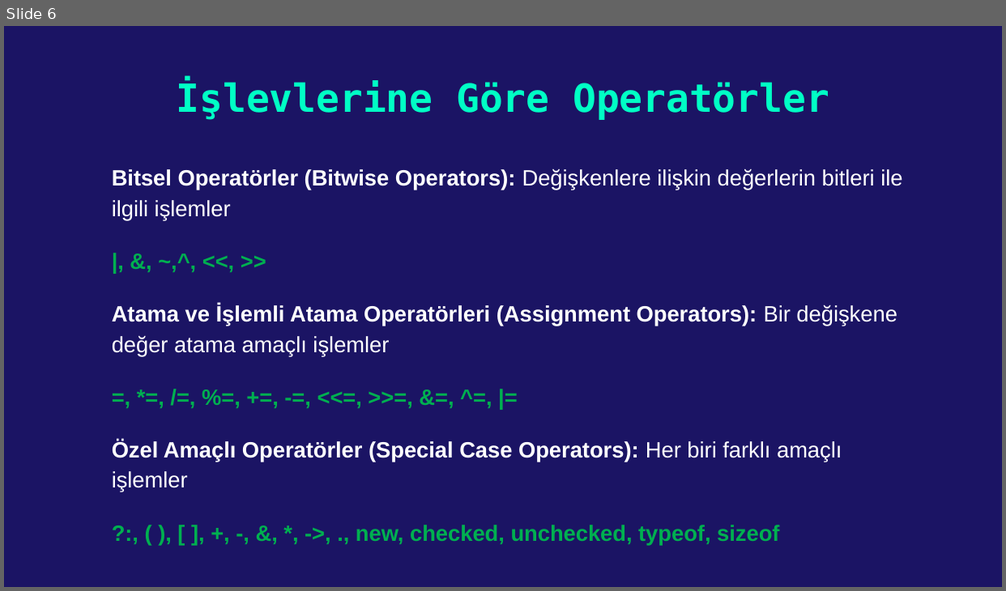
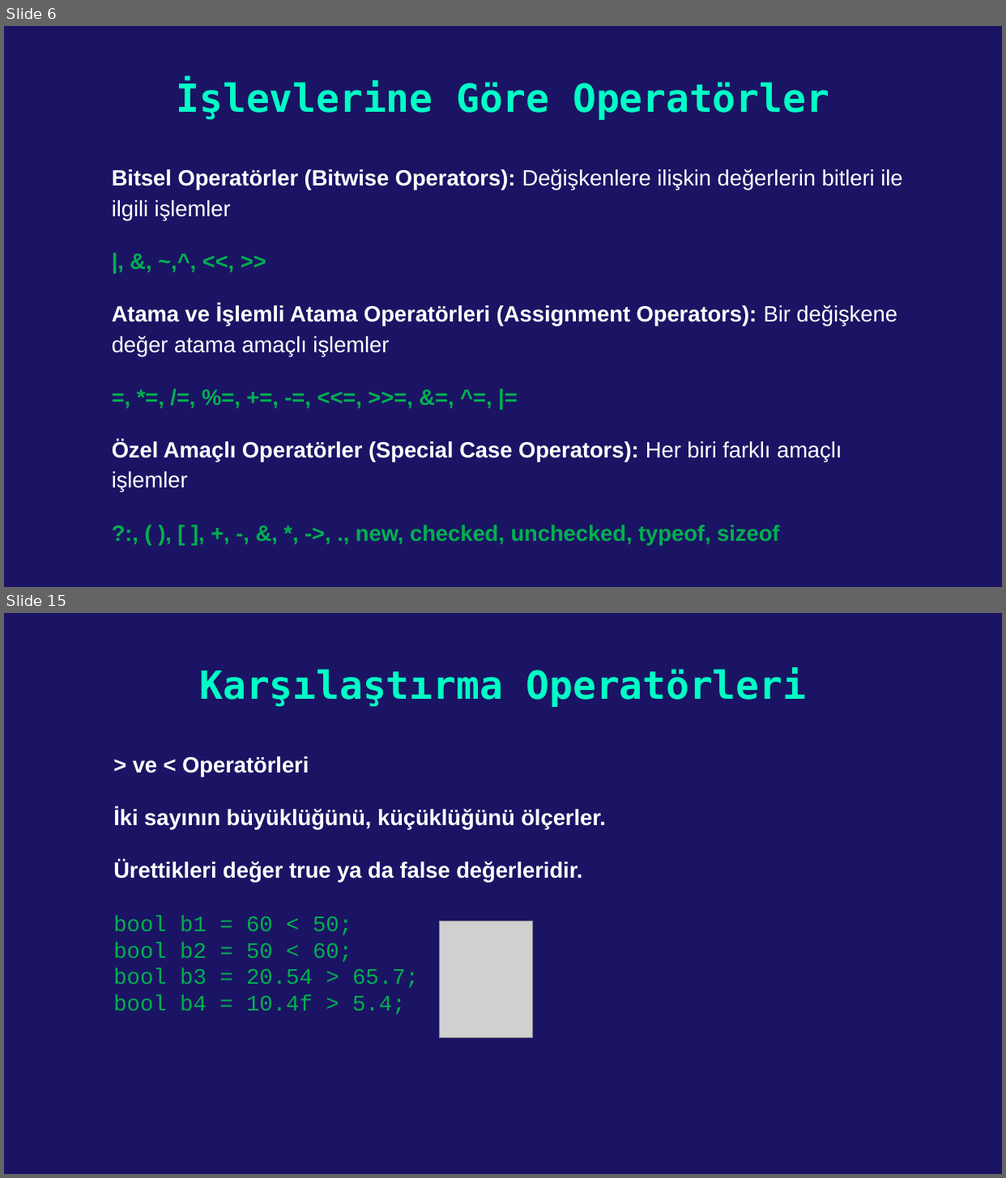
Before and after one commit to kadirdemir/C-Sharp-2022, a slide deck: Operatörler.pptx. Shown one above the other, each under a label of ours: slide 6 before the commit, slides 6 and 15 after it; the slides between them are not shown. The pictures are 1006x591 and 1006x1178 pixels, drawn with LibreOffice and Linux fonts; fonts in the diff are those of the drawing; grey boxes stand for pictures. Boxes give left, top, right and bottom in pixels: in the first picture for what was removed or moved away, otherwise in the second. Text is boxed around its words. In the diff, an @@ line names an element or a change of style, - is before the commit and + after.

Commit message:
Operatörler Sunumu güncellendi

```diff
--- a/Operatörler.pptx
+++ b/Operatörler.pptx
@@ slide 15 added at (4,613,1002,1174), background #1B1464 @@
@@ title added at (200,667,807,707), 28 pt, text #00FFC5, bold @@
+Karşılaştırma Operatörleri
@@ text added at (113,756,606,1015), 16 pt, text #FFFFFF, bold @@
+> ve < Operatörleri
+İki sayının büyüklüğünü, küçüklüğünü ölçerler.
+Ürettikleri değer true ya da false değerleridir.
+bool b1 = 60 < 50;
+bool b2 = 50 < 60;
+bool b3 = 20.54 > 65.7;
+bool b4 = 10.4f > 5.4;
@@ picture added at (439,922,533,1038) @@
```
Also in this commit, not shown: 30 other slides added.
